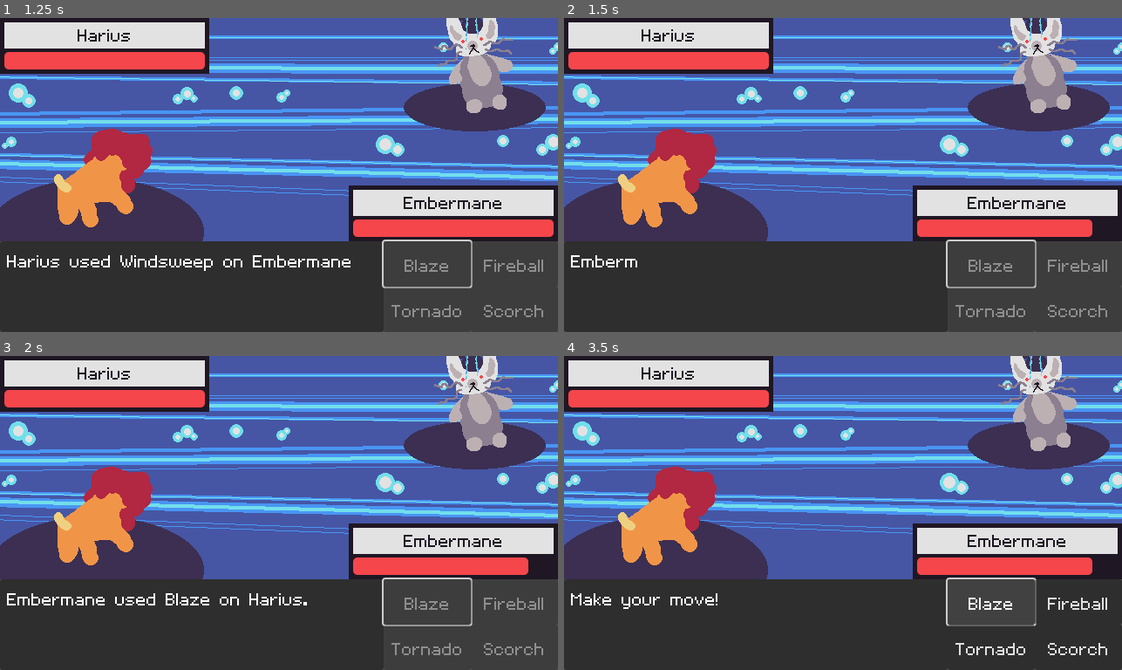
Above: before the commit, frames 1-4 (two rows, left to right).
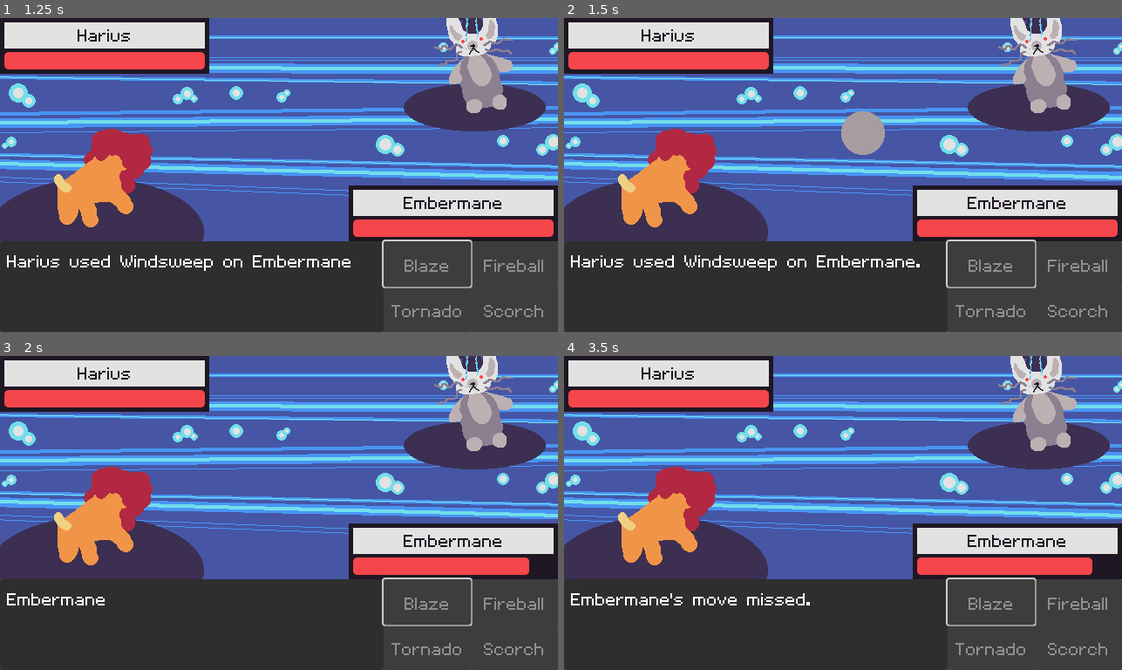
Above: after the commit, the same moments.

Repository: jadicodes/zodiac-battler
Game: Godot game, scene res://battle_arena/battle_arena.tscn
The game is run twice, just before and just after one commit, with the same random seed, the same clock (stepped at 60 frames per second) and the same inputs. The engine's default icon, where the game draws it, is replaced by a stand-in: a white triangle on a blue panel in a dark square.
Inputs:
- Up to frame 1 (1.25 s): click "Blaze" at 0.5 s
- Up to frame 2 (1.5 s): tap Space (advance_text) at 1.35 s
- Up to frame 3 (2 s): no input
- Up to frame 4 (3.5 s): tap Space (advance_text) at 2.1, 2.85 s; tap Enter at 2.75 s

Frame 1 is identical in both runs. In frame 2, 1.9% of the frame differs, in the area x 1-100%, y 29-81%; in frame 3, 0.4%; in frame 4, 1.3%.

Commit message:
Add MoveAnimator

Diff:
--- a/project/battle_arena/battle_arena.gd
+++ b/project/battle_arena/battle_arena.gd
@@ -6,6 +6,7 @@
 @onready var _monster_opponent := Monster.new(MonsterSelections.opponent_breed)
 @onready var _monster_self := Monster.new(MonsterSelections.self_breed)
 @onready var _event_queue: EventQueue = %EventQueue
+@onready var _move_animator: MoveAnimator = %MoveAnimator
 @onready var _move_buttons: MoveButtons = %MoveButtons
 @onready var _textbox: Textbox = %Textbox
 
@@ -14,6 +15,7 @@
 	_monster_opponent.initialize()
 	_monster_self.initialize()
 	_monster_self.set_belongs_to_player()
+	_move_animator.set_monsters(_monster_self, _monster_opponent)
 	_monster_opponent.fainted.connect(_win)
 	_monster_self.fainted.connect(_lose)
 	_monster_self.damage_taken.connect(_self_decrease_health)
@@ -27,6 +29,7 @@
 	_event_queue.queue_started.connect(_move_buttons.disable)
 	_event_queue.queue_depleted.connect(_move_buttons.enable)
 	_event_queue.event_started.connect(_textbox.handle_event)
+	_event_queue.event_started.connect(_move_animator.handle_event)
 	_event_queue.event_started.connect(%OpponentPlayerInfo.handle_event)
 	_event_queue.event_started.connect(%SelfPlayerInfo.handle_event)
 	_move_buttons.move_selected.connect(_on_move_selected)
@@ -89,6 +92,7 @@
 	_event_queue.add_event(_message_event)
 
 	if is_successful:
+		_event_queue.add_event(MoveEvent.new(monster, move))
 		@warning_ignore("integer_division")
 		target.take_damage(move.get_attack_power()/10)
 	else:
--- a/project/battle_arena/battle_arena.tscn
+++ b/project/battle_arena/battle_arena.tscn
@@ -7,6 +7,7 @@
 [ext_resource type="PackedScene" uid="uid://bny50y62exih" path="res://battle_arena/textbox/textbox.tscn" id="5_ewqu3"]
 [ext_resource type="PackedScene" uid="uid://pw78k5es24iv" path="res://battle_arena/player_info/player_info.tscn" id="7_uvb1j"]
 [ext_resource type="PackedScene" uid="uid://bhg6lanvbq8qd" path="res://battle_arena/move_buttons/move_buttons.tscn" id="8_4layi"]
+[ext_resource type="PackedScene" uid="uid://eal3t0pucmf5" path="res://battle_arena/move_animator.tscn" id="8_akadq"]
 
 [node name="BattleArena" type="Control"]
 layout_mode = 3
@@ -71,6 +72,12 @@
 offset_bottom = 248.0
 texture = ExtResource("5_etk7j")
 
+[node name="AttackSelfMarker" type="Marker2D" parent="VBoxContainer/Control"]
+position = Vector2(227, 175)
+
+[node name="AttackOpponentMarker" type="Marker2D" parent="VBoxContainer/Control"]
+position = Vector2(444, 95)
+
 [node name="HBoxContainer" type="HBoxContainer" parent="VBoxContainer"]
 custom_minimum_size = Vector2(0, 104)
 layout_mode = 2
@@ -89,3 +96,8 @@
 unique_name_in_owner = true
 script = ExtResource("1_etk7j")
 metadata/_custom_type_script = "uid://bo28sbe3iokts"
+
+[node name="MoveAnimator" parent="." node_paths=PackedStringArray("_attack_self_marker", "_attack_opponent_marker") instance=ExtResource("8_akadq")]
+unique_name_in_owner = true
+_attack_self_marker = NodePath("../VBoxContainer/Control/AttackSelfMarker")
+_attack_opponent_marker = NodePath("../VBoxContainer/Control/AttackOpponentMarker")
--- /dev/null
+++ b/project/battle_arena/move_animator.gd
@@ -0,0 +1,60 @@
+class_name MoveAnimator
+extends Node
+
+@onready var _sprite: Sprite2D = %Sprite2D
+
+var _monster_self: Monster
+var _monster_opponent: Monster
+var _current_event: MoveEvent
+
+@export var _attack_self_marker: Node2D
+@export var _attack_opponent_marker: Node2D
+
+
+func set_monsters(monster_self: Monster, monster_opponent: Monster) -> void:
+	_monster_self = monster_self
+	_monster_opponent = monster_opponent
+
+
+func handle_event(event: Event) -> void:
+	if event is not MoveEvent:
+		return
+
+	_handle_move_event(event)
+
+
+func _handle_move_event(event: MoveEvent) -> void:
+	if event.get_monster() not in [_monster_self, _monster_opponent]:
+		return
+
+	_current_event = event
+	_current_event.start()
+	_play_animation()
+
+func _play_animation() -> void:
+	var start := _attack_self_marker.position
+	var end := _attack_opponent_marker.position
+
+	if _current_event.get_monster() == _monster_opponent:
+		start = _attack_opponent_marker.position
+		end = _attack_self_marker.position
+
+	_sprite.modulate = Color.hex(0xb22741ff) if _current_event.get_move().get_type() == Types.Type.FIRE else Color.hex(0xbcb0b3ff)
+
+	_sprite.position = start
+	_sprite.show()
+	var tween := get_tree().create_tween()
+	tween.tween_property(
+		_sprite,
+		"position",
+		end,
+		0.5
+	)
+	tween.play()
+	tween.finished.connect(_on_animation_complete)
+
+
+func _on_animation_complete() -> void:
+	_sprite.hide()
+	if _current_event:
+		_current_event.complete.call_deferred()
--- /dev/null
+++ b/project/battle_arena/move_animator.tscn
@@ -0,0 +1,12 @@
+[gd_scene load_steps=3 format=3 uid="uid://eal3t0pucmf5"]
+
+[ext_resource type="Script" uid="uid://dhnrj1dkqphsv" path="res://battle_arena/move_animator.gd" id="1_6m30k"]
+[ext_resource type="Texture2D" uid="uid://betteji863qrw" path="res://moves/ball.png" id="2_648bc"]
+
+[node name="MoveAnimator" type="Node"]
+script = ExtResource("1_6m30k")
+
+[node name="Sprite2D" type="Sprite2D" parent="."]
+unique_name_in_owner = true
+visible = false
+texture = ExtResource("2_648bc")
--- a/project/battle_arena/textbox/textbox.gd
+++ b/project/battle_arena/textbox/textbox.gd
@@ -29,6 +29,9 @@
 
 
 func _show_text() -> void:
+	if not _current_message:
+		return
+
 	_current_message.start()
 	_label.text = _current_message.get_message()
 	_create_tween()
--- a/project/event_queue/move_event.gd
+++ b/project/event_queue/move_event.gd
@@ -14,5 +14,5 @@
 	return _monster
 
 
-func get_amount() -> Move:
+func get_move() -> Move:
 	return _move
Not shown: 1 places in project/battle_arena/battle_arena.tscn that only renumber resources
Not shown, added: project/battle_arena/move_animator.gd.uid
Binary file added: project/moves/ball.png
Not shown, added: project/moves/ball.png.import
